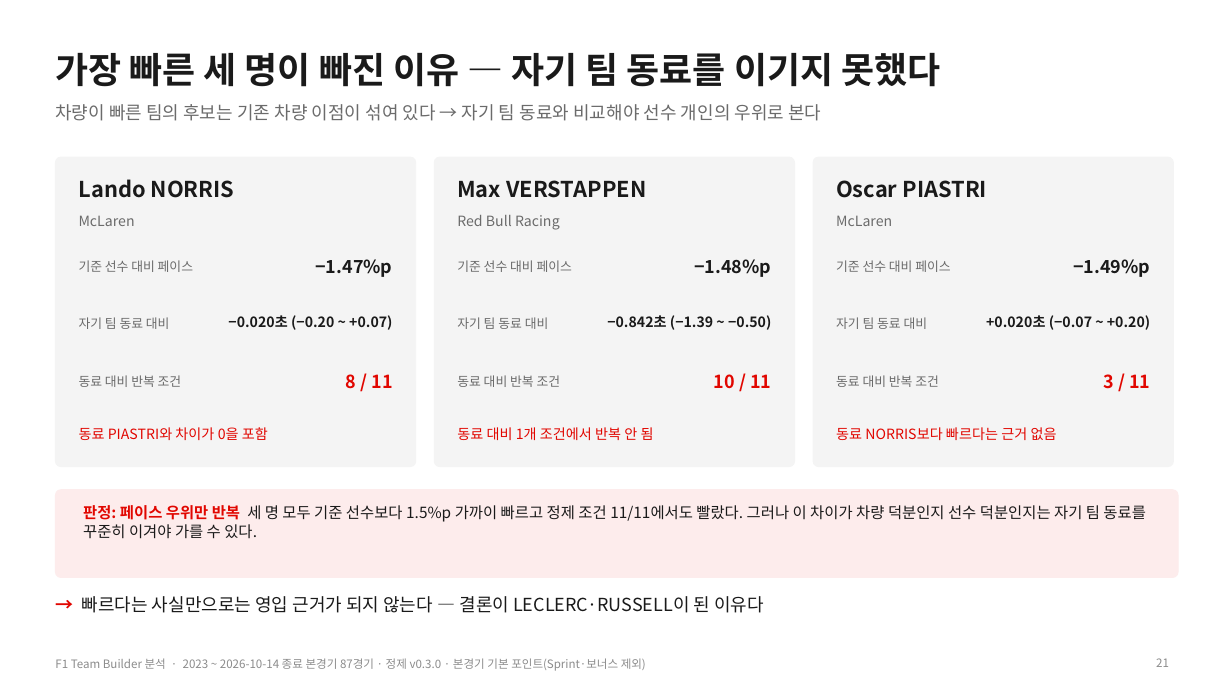
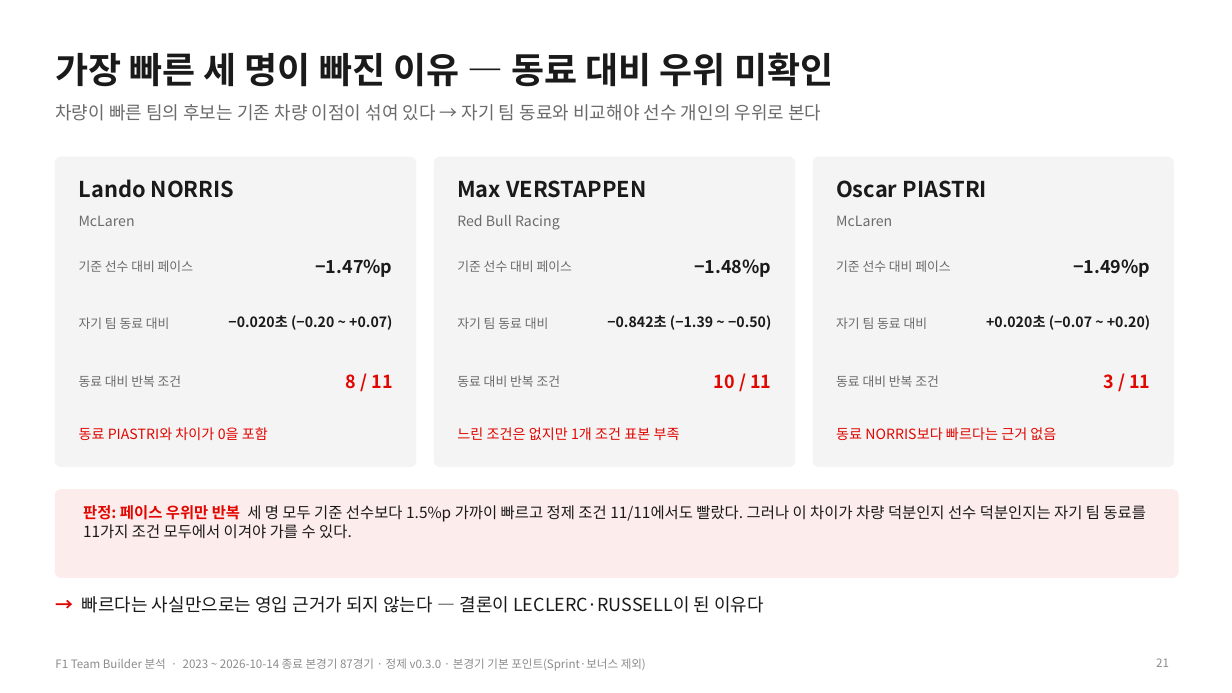
Before and after one commit to encore-ai-campus/mlo-02-p2-team1, a slide deck: slide 21 of docs/F1_TeamBuilder_발표자료.pptx. Drawn at 1232x693 pixels with LibreOffice and Linux fonts; fonts in the diff are those of the drawing. Boxes give left, top, right and bottom in pixels: in the first picture for what was removed or moved away, otherwise in the second. Text is boxed around its words. In the diff, an @@ line names an element or a change of style, - is before the commit and + after.

```diff
--- a/docs/F1_TeamBuilder_발표자료.pptx
+++ b/docs/F1_TeamBuilder_발표자료.pptx
@@ title at (55, 52, 833, 87): text changed @@
-가장 빠른 세 명이 빠진 이유 — 자기 팀 동료를 이기지 못했다
+가장 빠른 세 명이 빠진 이유 — 동료 대비 우위 미확인
@@ text at (457, 427, 680, 440): text changed @@
-동료 대비 1개 조건에서 반복 안 됨
+느린 조건은 없지만 1개 조건 표본 부족
@@ text at (83, 505, 1145, 539): text changed @@
-판정: 페이스 우위만 반복 세 명 모두 기준 선수보다 1.5%p 가까이 빠르고 정제 조건 11/11에서도 빨랐다. 그러나 이 차이가 차량 덕분인지 선수 덕분인지는 자기 팀 동료를 꾸준히 이겨야 가를 수 있다.
+판정: 페이스 우위만 반복 세 명 모두 기준 선수보다 1.5%p 가까이 빠르고 정제 조건 11/11에서도 빨랐다. 그러나 이 차이가 차량 덕분인지 선수 덕분인지는 자기 팀 동료를 11가지 조건 모두에서 이겨야 가를 수 있다.
```
Also in this commit, not shown: 5 other slides changed, 1 slide removed, 4 other files.
